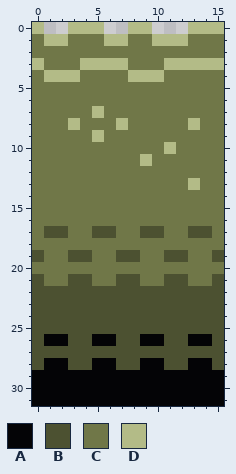
Pixel-art file -- pixelart/Graveyard/water.aseprite. This is how it looked before the edit.
16x32 pixels, 1 frame. Colours within 5 levels of each other are drawn and written as one.
Palette (. is transparent): A #040406  B #4c5131  C #707748  D #b3bb87
Pixels before, first column x 0:
 0 D..DDD..DD...DDD
 1 CDDCCCDDCCDDDCCC
 2 CCCCCCCCCCCCCCCC
 3 DCCCDDDDCCCDDDDD
 4 CDDDCCCCDDDCCCCC
 5 CCCCCCCCCCCCCCCC
 6 CCCCCCCCCCCCCCCC
 7 CCCCCDCCCCCCCCCC
 8 CCCDCCCDCCCCCDCC
 9 CCCCCDCCCCCCCCCC
10 CCCCCCCCCCCDCCCC
11 CCCCCCCCCDCCCCCC
12 CCCCCCCCCCCCCCCC
13 CCCCCCCCCCCCCDCC
14 CCCCCCCCCCCCCCCC
15 CCCCCCCCCCCCCCCC
16 CCCCCCCCCCCCCCCC
17 CBBCCBBCCBBCCBBC
18 CCCCCCCCCCCCCCCC
19 BCCBBCCBBCCBBCCB
20 CCCCCCCCCCCCCCCC
21 BCCBBCCBBCCBBCCB
22 BBBBBBBBBBBBBBBB
23 BBBBBBBBBBBBBBBB
24 BBBBBBBBBBBBBBBB
25 BBBBBBBBBBBBBBBB
26 BAABBAABBAABBAAB
27 BBBBBBBBBBBBBBBB
28 BAABBAABBAABBAAB
29 AAAAAAAAAAAAAAAA
30 AAAAAAAAAAAAAAAA
31 AAAAAAAAAAAAAAAA
After the commit:
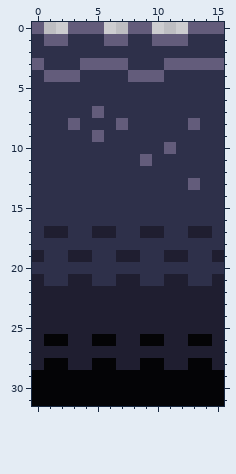
Change:
colour B: #4c5131 -> #1f1e30
colour C: #707748 -> #2e304a
colour D: #b3bb87 -> #635c7b
Boxes around the changes in both pictures, in picture pixels (x1, y1, x2, y2):
changed: (32, 22, 224, 370)
